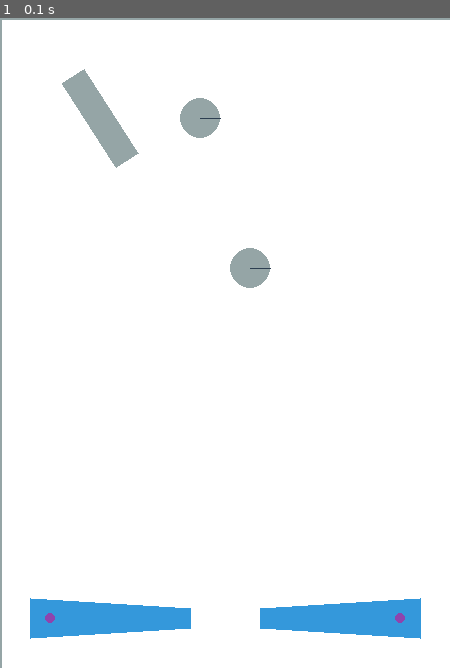
Above: before the commit, frame 1.
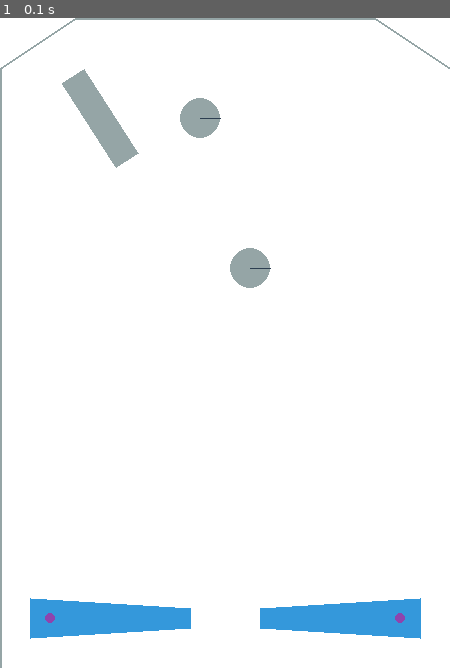
Above: after the commit, the same moment.

Repository: robingread/pypinball
Game: pygame game, started from bin/controller.py
Same seed, same stepped clock (60 frames per second), same inputs: the game is played once before the commit and once after it.
Inputs:
- Up to frame 1 (0.1 s): no input

The runs differ from the first frame. In frame 1, 0.2% of the frame differs, in the area x 0-100%, y 0-8%.

Commit message:
pypinball: Updated the bin/controller.py script to have chamfered top edges of the playing area.

Diff:
--- a/bin/controller.py
+++ b/bin/controller.py
@@ -29,7 +29,14 @@
     walls=[
         pypinball.domain.Wall(
             uid=10,
-            points=[(0.0, 650.0), (0.0, 0.0), (450.0, 0.0), (450.0, 650.0)],
+            points=[
+                (0.0, 650.0),
+                (0.0, 50.0),
+                (75.0, 0.0),
+                (375.0, 0.0),
+                (450.0, 50.0),
+                (450.0, 650.0),
+            ],
         ),
     ],
     event_to_sounds={
